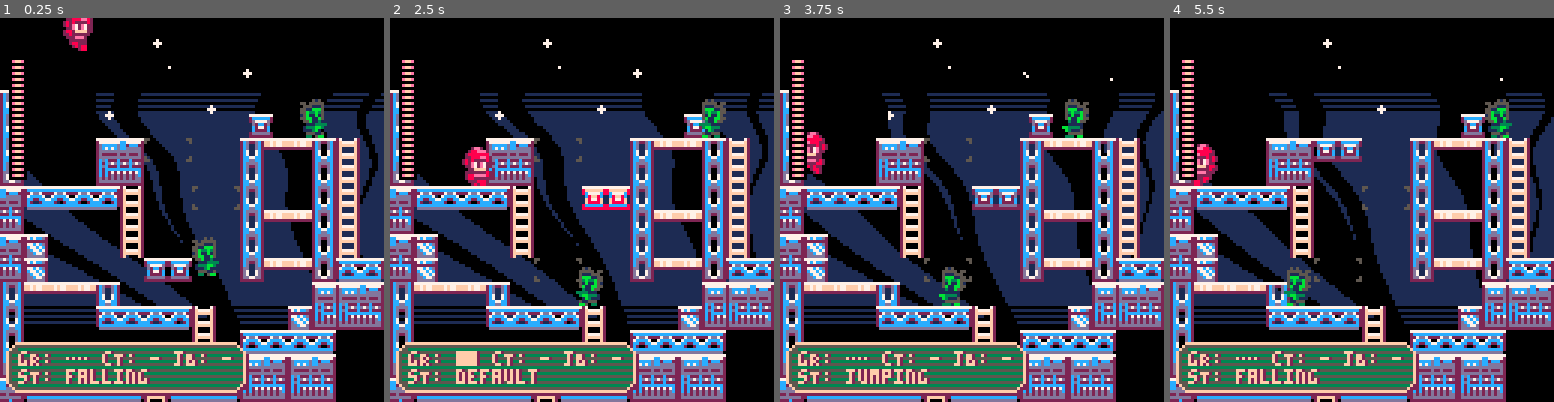
Above: before the commit, frames 1-4 (left to right).
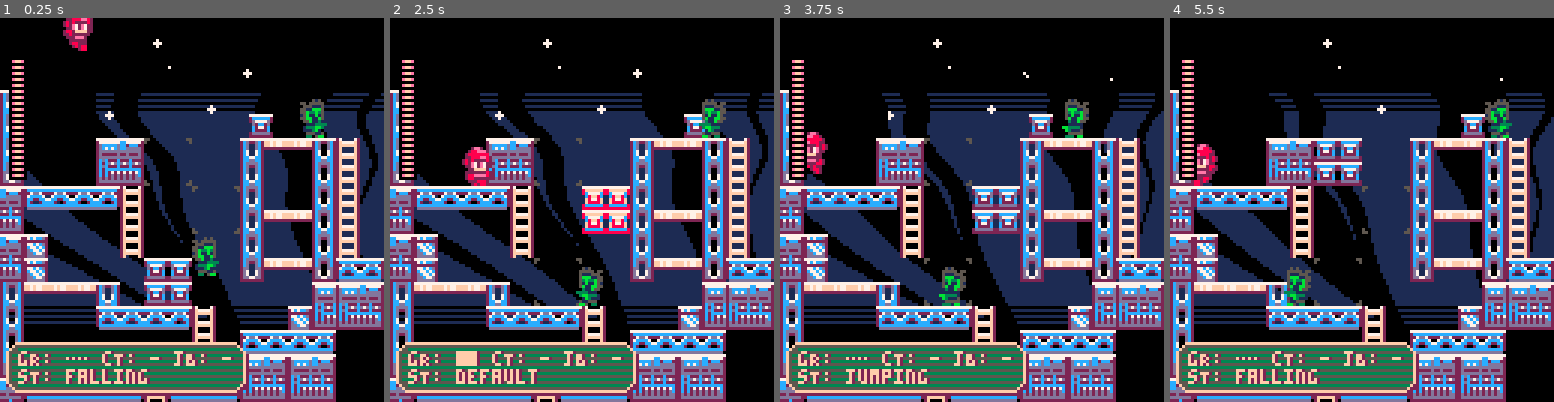
Above: after the commit, the same moments.

Repository: whckmstrjck/picoboy
Game: PICO-8 cartridge picoboy.p8
Same seed, same stepped clock (60 frames per second), same inputs: the game is played once before the commit and once after it.
Inputs:
- Up to frame 1 (0.25 s): no input
- Up to frame 2 (2.5 s): tap X (X key) at 0.33, 1.07, 1.85 s; tap O (Z key) at 0.7, 1.7, 2.1 s; hold Right 1.6-2.1 s; hold Up 2.15-2.42 s; hold Right from 2.47 s (still down)
- Up to frame 3 (3.75 s): tap O (Z key) every 0.4 s from 2.5 to 3.7 s; tap X (X key) at 2.97 s; release Right at 3.03 s; hold Left 3.08-3.58 s; hold Down from 3.63 s (still down)
- Up to frame 4 (5.5 s): release Down at 3.97 s; hold Right 4.02-4.68 s; tap X (X key) at 4.08, 5.2 s; tap O (Z key) every 0.4 s from 4.1 to 5.3 s; hold Up 4.73-5.03 s; hold Left from 5.08 s (still down)

The runs differ from the first frame. In frame 1, 0.9% of the frame differs, in the area x 37-63%, y 35-75%; in frame 2, 0.8%; in frame 3, 0.9%; in frame 4, 0.9%.

Commit message:
Add height property to platform initialization and enhance drawing logic for multi-row platforms

Diff:
--- a/lua/_init.lua
+++ b/lua/_init.lua
@@ -7,7 +7,7 @@
   })
 
   platforms = {
-    Platform:new({ width = 16, sequence = { { 48, 64 }, { 64, 40 }, { 48, 24 } } }),
+    Platform:new({ width = 16, height = 16, sequence = { { 48, 64 }, { 64, 40 }, { 48, 24 } } }),
     -- Platform:new({ x = 40, y = 10, width = 16, range = 20 }),
     -- Platform:new({ x = 64, y = 24, width = 16, range = 44, type = 'semisolid' }),
     Platform:new({ x = 80, y = 16, width = 8, range = 3 * 8, type = 'solid', direction = 'horizontal', moving = true })
--- a/lua/classes/platform.lua
+++ b/lua/classes/platform.lua
@@ -110,6 +110,7 @@
       end
 
       if time_current < 16 then
+        pal(2, 0)
         pal(12, 2)
         pal(13, 2)
         pal(7, 8)
@@ -121,7 +122,9 @@
 
     if draw then
       for i = 0, width - 8, 8 do
-        spr(type == 'solid' and 132 or 148, x + i, y)
+        for j = 0, height - 8, 8 do
+          spr(type == 'solid' and 132 or 148, x + i, y + j)
+        end
       end
     end
 
--- a/lua/state/state.lua
+++ b/lua/state/state.lua
@@ -1,5 +1,16 @@
 state = {
-  state = 'stage', -- 'title', 'options', 'stage', 'transition', 'boss'
+  state = 'stage',
+  -- 'intro'
+  -- 'title'
+  -- 'options'
+  -- 'stage'
+  -- 'stage_transition'
+  -- 'boss_intro'
+  -- 'boss'
+  -- 'boss_victory'
+  -- 'game_over'
+  -- 'game_complete'
+
   stage_index = nil,
   room_index = nil,
   lives = 3
